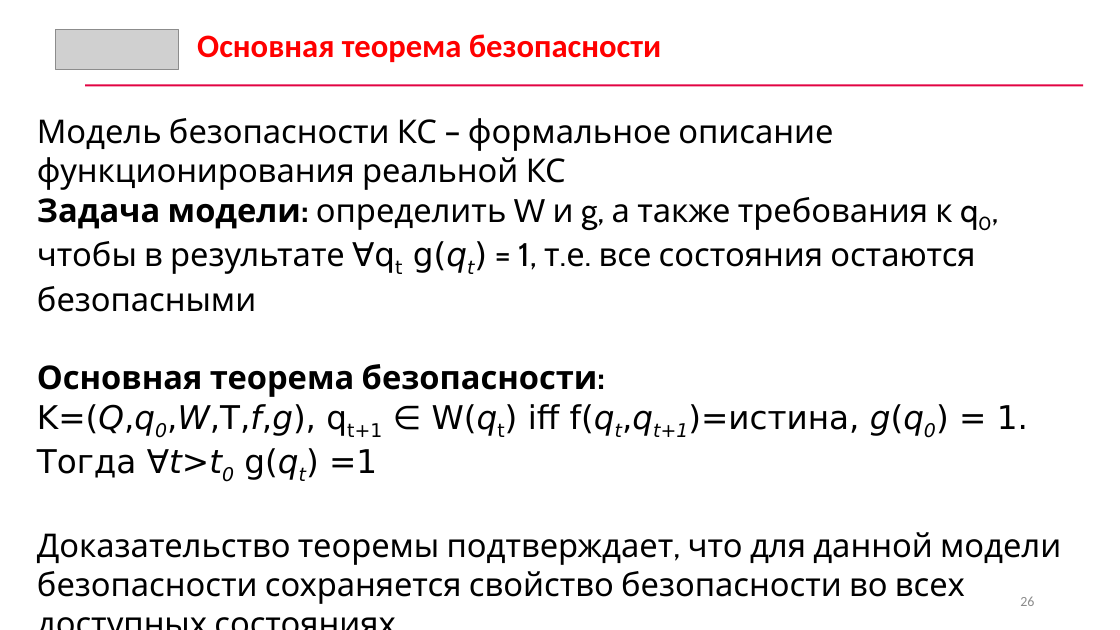
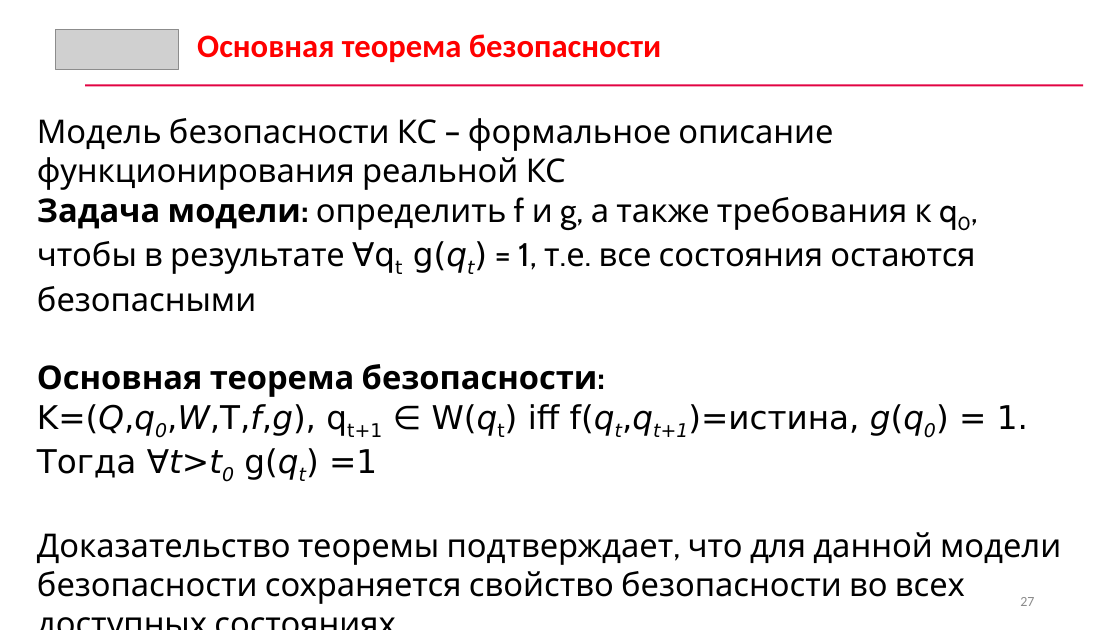
Before and after one commit to CyberLympha/AI-for-IS-Course, a slide deck: slide 27 of Лекции/Введение. Основы ИБ.pptx (slide 26 before the commit). Drawn at 1120x630 pixels with LibreOffice and Linux fonts; fonts in the diff are those of the drawing; grey boxes stand for pictures. Boxes give left, top, right and bottom in pixels: in the first picture for what was removed or moved away, otherwise in the second. Text is boxed around its words. In the diff, an @@ line names an element or a change of style, - is before the commit and + after.

```diff
--- a/Лекции/Введение. Основы ИБ.pptx
+++ b/Лекции/Введение. Основы ИБ.pptx
@@ text at [37,197,975,312]: text changed @@
-Задача модели: определить W и g, а также требования к q0, чтобы в результате ∀qt g(qt) = 1, т.е. все состояния остаются безопасными
+Задача модели: определить f и g, а также требования к q0, чтобы в результате ∀qt g(qt) = 1, т.е. все состояния остаются безопасными
@@ page number at [1020,597,1034,606]: text changed @@
-26
+27
```
Also in this commit, not shown: 10 other slides changed, 1 slide added, 3 other files.
